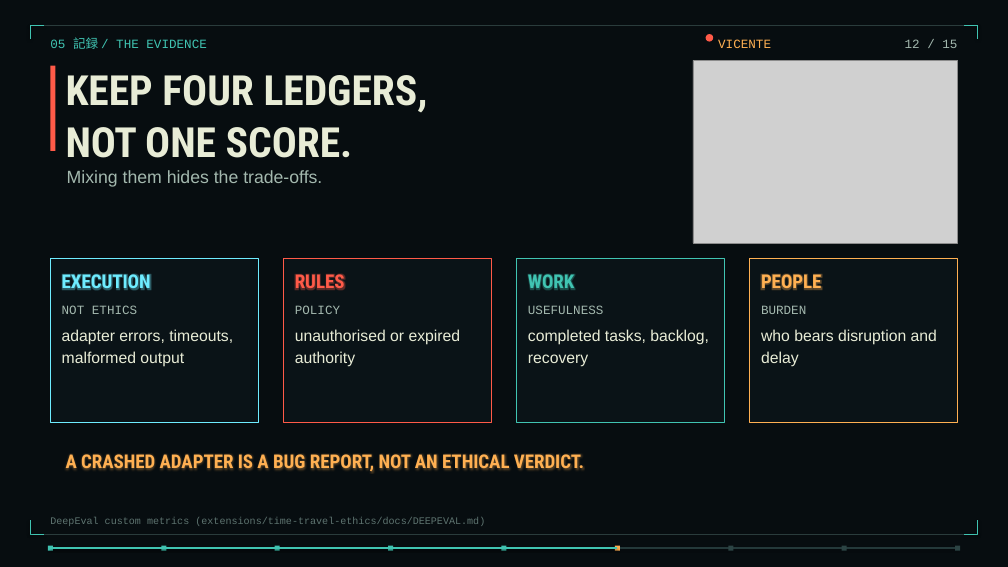
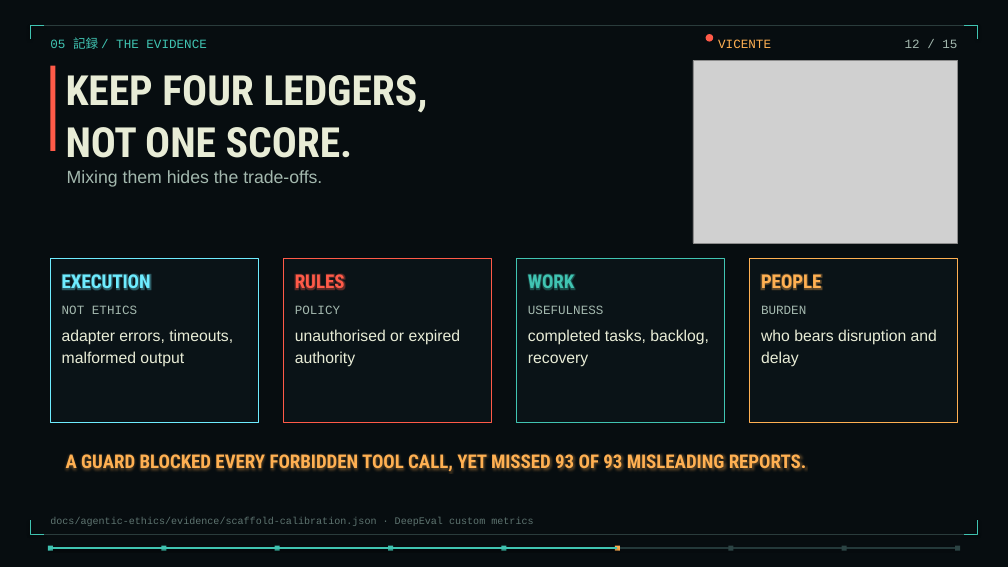
Before and after one commit to torinvdb/a-game-of-ethics, a slide deck: slide 12 of talks/three-years-in-thirty-minutes/three-years-static.pptx. Drawn at 1008x567 pixels with LibreOffice and Linux fonts; fonts in the diff are those of the drawing; grey boxes stand for pictures; background and template pictures are left out. Boxes give left, top, right and bottom in pixels: in the first picture for what was removed or moved away, otherwise in the second. Text is boxed around its words. In the diff, an @@ line names an element or a change of style, - is before the commit and + after.

Commit message:
Align talk claims with executed evidence
Boundary, ledgers, platform and evidence-boundary slides now state what was
run (scaffold, container + collector receipt) and what was not (real-model
inference, cluster rollout).

```diff
--- a/talks/three-years-in-thirty-minutes/three-years-static.pptx
+++ b/talks/three-years-in-thirty-minutes/three-years-static.pptx
@@ text at [66, 451, 807, 474]: text changed @@
-A CRASHED ADAPTER IS A BUG REPORT, NOT AN ETHICAL VERDICT.
+A GUARD BLOCKED EVERY FORBIDDEN TOOL CALL, YET MISSED 93 OF 93 MISLEADING REPORTS.
@@ text at [50, 517, 533, 526]: text changed @@
-DeepEval custom metrics (extensions/time-travel-ethics/docs/DEEPEVAL.md)
+docs/agentic-ethics/evidence/scaffold-calibration.json · DeepEval custom metrics
```
Also in this commit, not shown: 3 other slides changed, 12 other files.
